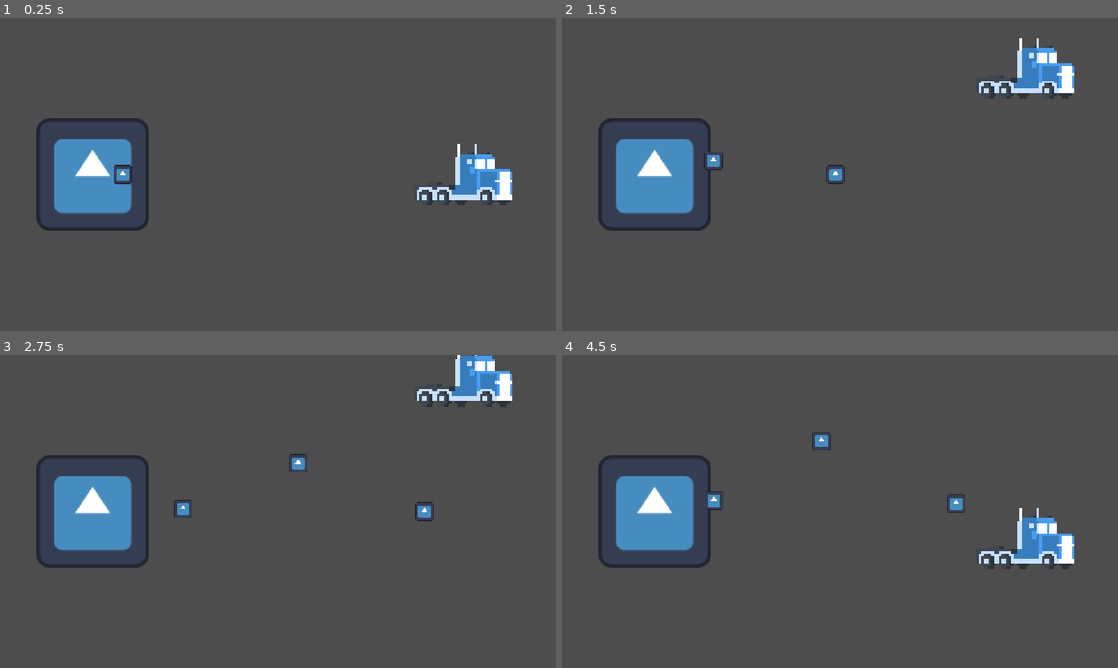
Above: before the commit, frames 1-4 (two rows, left to right).
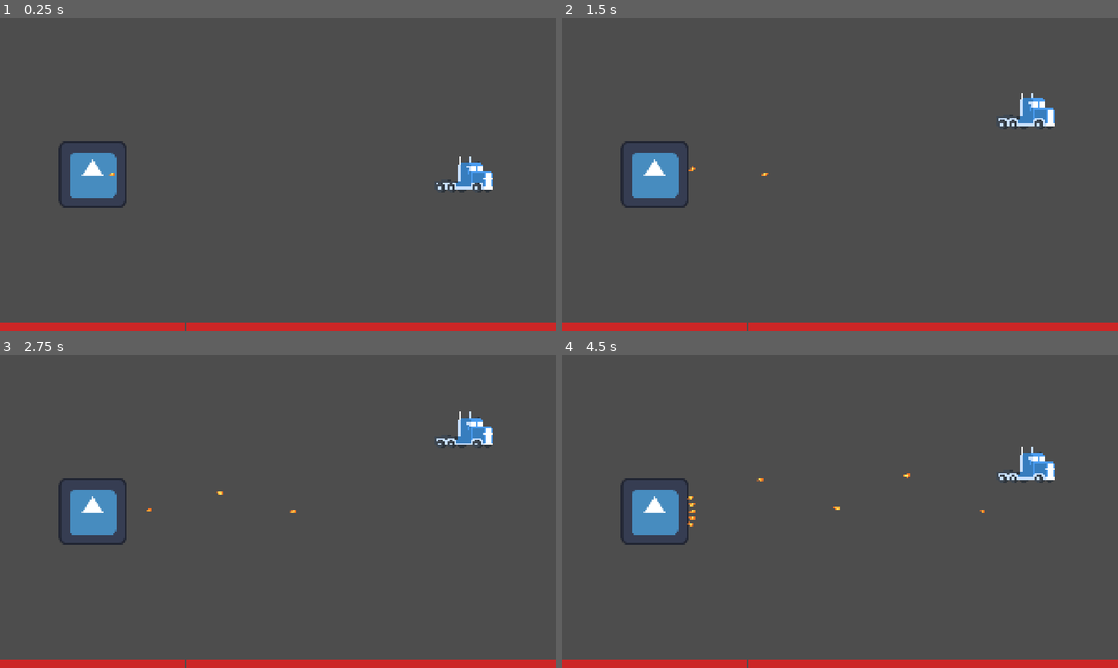
Above: after the commit, the same moments.

Repository: kickofline/riding-shotgun
Game: Godot game, scene res://game.tscn
Same seed, same stepped clock (60 frames per second), same inputs: the game is played once before the commit and once after it. The engine's default icon, where the game draws it, is replaced by a stand-in: a white triangle on a blue panel in a dark square.
Inputs:
- Up to frame 1 (0.25 s): no input
- Up to frame 2 (1.5 s): tap Enter (ui_accept) at 0.5, 1.35 s; hold Up (move_up) 0.53-1.28 s; hold Enter (ui_accept) 0.53-1.28 s; hold Down (move_down) from 1.28 s (still down)
- Up to frame 3 (2.75 s): tap Enter (ui_accept) at 1.52, 1.82 s; release Down (move_down) at 2.03 s; hold Up (move_up) from 2.03 s (still down); hold Enter (ui_accept) from 2.03 s (still down)
- Up to frame 4 (4.5 s): release Enter (ui_accept) at 2.78 s; tap Enter (ui_accept) at 2.85, 3.02, 3.32, 4.35 s; release Up (move_up) at 3.53 s; hold Enter (ui_accept) 3.53-4.28 s; hold Down (move_down) from 3.53 s (still down)

The runs differ from the first frame. In frame 1, 7.4% of the frame differs, in the area x 0-100%, y 32-100%; in frame 2, 8.4%; in frame 3, 8.5%; in frame 4, 8.6%, in the area x 0-100%, y 24-100%.

Commit message:
damage, health, game over, bullet types

Diff:
--- a/car.gd
+++ b/car.gd
@@ -1,13 +1,42 @@
 extends Node2D
 signal hit
+signal health_changed(value: int)
+signal died
 
 @export var speed = 400 # How fast the player will move (pixels/sec).
+@export var max_health := 3
+@export var invincibility_time := 0.6 # Seconds of immunity + flash after a hit.
+var health := max_health
+var is_invincible := false
 var screen_size # Size of the game window.
 
 # Called when the node enters the scene tree for the first time.
 func _ready() -> void:
 	screen_size = get_viewport_rect().size
 	position = Vector2(screen_size.x*2.5 / 3, screen_size.y / 2)
+	health_changed.emit(health)
+
+func take_damage(amount := 1) -> void:
+	if health <= 0 or is_invincible:
+		return
+	health = max(health - amount, 0)
+	hit.emit()
+	health_changed.emit(health)
+	_flash_damage()
+	if health <= 0:
+		died.emit()
+	else:
+		_start_invincibility()
+
+func _start_invincibility() -> void:
+	is_invincible = true
+	await get_tree().create_timer(invincibility_time).timeout
+	is_invincible = false
+
+func _flash_damage() -> void:
+	var sprite = $AnimatedSprite2D
+	sprite.modulate = Color(1, 0.2, 0.2, 1)
+	create_tween().tween_property(sprite, "modulate", Color(1, 1, 1, 1), invincibility_time)
 
 # Called every frame. 'delta' is the elapsed time since the previous frame.
 func _process(delta):
--- /dev/null
+++ b/fireball_frames.tres
@@ -0,0 +1,30 @@
+[gd_resource type="SpriteFrames" load_steps=6 format=3]
+
+[ext_resource type="Texture2D" path="res://fireball_01.png" id="1"]
+[ext_resource type="Texture2D" path="res://fireball_02.png" id="2"]
+[ext_resource type="Texture2D" path="res://fireball_03.png" id="3"]
+[ext_resource type="Texture2D" path="res://fireball_04.png" id="4"]
+[ext_resource type="Texture2D" path="res://fireball_05.png" id="5"]
+
+[resource]
+animations = [{
+"frames": [{
+"duration": 1.0,
+"texture": ExtResource("1")
+}, {
+"duration": 1.0,
+"texture": ExtResource("2")
+}, {
+"duration": 1.0,
+"texture": ExtResource("3")
+}, {
+"duration": 1.0,
+"texture": ExtResource("4")
+}, {
+"duration": 1.0,
+"texture": ExtResource("5")
+}],
+"loop": true,
+"name": &"default",
+"speed": 12.0
+}]
--- a/game.tscn
+++ b/game.tscn
@@ -2,9 +2,15 @@
 
 [ext_resource type="PackedScene" uid="uid://5dw7fx0wda83" path="res://car.tscn" id="1_80nbo"]
 [ext_resource type="PackedScene" uid="uid://buwspj7bk8kpe" path="res://monster.tscn" id="2_e2o6t"]
+[ext_resource type="PackedScene" path="res://health_bar.tscn" id="3_hbar"]
+[ext_resource type="PackedScene" path="res://game_over.tscn" id="4_over"]
 
 [node name="Game" type="Node2D" unique_id=358935890]
 
 [node name="Car" parent="." unique_id=566597482 instance=ExtResource("1_80nbo")]
 
 [node name="Monster" parent="." unique_id=1815529222 instance=ExtResource("2_e2o6t")]
+
+[node name="HealthBar" parent="." unique_id=26715792 instance=ExtResource("3_hbar")]
+
+[node name="GameOver" parent="." instance=ExtResource("4_over")]
--- /dev/null
+++ b/game_over.gd
@@ -0,0 +1,19 @@
+extends CanvasLayer
+
+func _ready() -> void:
+	# Keep receiving input/process while the tree is paused -- this node IS
+	# the pause screen, so it must be exempt from the pause it triggers.
+	process_mode = Node.PROCESS_MODE_ALWAYS
+	visible = false
+	var player = get_tree().get_first_node_in_group("player")
+	if player:
+		player.died.connect(_on_player_died)
+
+func _on_player_died() -> void:
+	visible = true
+	get_tree().paused = true
+
+func _unhandled_input(event: InputEvent) -> void:
+	if visible and event.is_action_pressed("ui_accept"):
+		get_tree().paused = false
+		get_tree().reload_current_scene()
--- /dev/null
+++ b/game_over.tscn
@@ -0,0 +1,28 @@
+[gd_scene load_steps=2 format=3]
+
+[ext_resource type="Script" path="res://game_over.gd" id="1"]
+
+[node name="GameOver" type="CanvasLayer"]
+script = ExtResource("1")
+
+[node name="Overlay" type="ColorRect" parent="."]
+anchor_right = 1.0
+anchor_bottom = 1.0
+color = Color(0, 0, 0, 0.6)
+mouse_filter = 2
+
+[node name="Label" type="Label" parent="."]
+anchor_left = 0.5
+anchor_top = 0.5
+anchor_right = 0.5
+anchor_bottom = 0.5
+offset_left = -220.0
+offset_top = -50.0
+offset_right = 220.0
+offset_bottom = 50.0
+theme_override_colors/font_color = Color(1, 1, 1, 1)
+theme_override_font_sizes/font_size = 44
+horizontal_alignment = 1
+vertical_alignment = 1
+text = "GAME OVER
+Press Enter to restart"
--- /dev/null
+++ b/health_bar.gd
@@ -0,0 +1,37 @@
+extends Control
+
+@export var filled_color := Color(0.8, 0.15, 0.15, 1)
+@export var empty_color := Color(0.2, 0.2, 0.2, 1)
+@export var gap := 2.0 # Pixels between segments.
+
+var segments: Array[ColorRect] = []
+
+func _ready() -> void:
+	var player = get_tree().get_first_node_in_group("player")
+	if player:
+		_build_segments(player.max_health)
+		player.health_changed.connect(_on_health_changed)
+		_on_health_changed(player.health)
+
+
+func _build_segments(count: int) -> void:
+	for segment in segments:
+		segment.queue_free()
+	segments.clear()
+
+	var width = get_viewport_rect().size.x
+	var height = size.y
+	var seg_width = (width - gap * (count - 1)) / float(count)
+
+	for i in count:
+		var segment = ColorRect.new()
+		segment.color = empty_color
+		segment.position = Vector2(i * (seg_width + gap), 0)
+		segment.size = Vector2(seg_width, height)
+		segment.mouse_filter = Control.MOUSE_FILTER_IGNORE
+		add_child(segment)
+		segments.append(segment)
+
+func _on_health_changed(value: int) -> void:
+	for i in segments.size():
+		segments[i].color = filled_color if i < value else empty_color
--- /dev/null
+++ b/health_bar.tscn
@@ -0,0 +1,16 @@
+[gd_scene format=3 uid="uid://d1qmkjevp5r8q"]
+
+[ext_resource type="Script" uid="uid://dsrsftnaorwjy" path="res://health_bar.gd" id="1"]
+
+[node name="HealthBar" type="CanvasLayer" unique_id=1144459250]
+
+[node name="Bar" type="Control" parent="." unique_id=2118018644]
+layout_mode = 3
+anchors_preset = 12
+anchor_top = 1.0
+anchor_right = 1.0
+anchor_bottom = 1.0
+offset_top = -30.0
+grow_horizontal = 2
+mouse_filter = 2
+script = ExtResource("1")
--- a/monster.gd
+++ b/monster.gd
@@ -1,29 +1,87 @@
 extends Area2D
 
 @export var bullet_scene: PackedScene
-@export var fire_rate = 1.0  # seconds between shots
+@export var big_bullet_scene: PackedScene
 
-@export var speed = 400 # How fast the player will move (pixels/sec).
+@export var fire_rate := 1.0        # Seconds between shots within a pattern.
+@export var pattern_duration := 3.0 # Seconds before switching to the next pattern.
+
+@export_group("Spread")
+@export var spread_count := 5
+@export var spread_angle_deg := 40.0 # Total width of the fan.
+
+@export_group("Radial")
+@export var radial_count := 10
+
+@export_group("Volley")
+@export var volley_count := 3
+@export var volley_delay := 0.15
+
+@export_group("Wave")
+@export var wave_amplitude := 60.0
+@export var wave_frequency := 6.0
+
 var screen_size # Size of the game window.
+
+var patterns: Array[Callable] = []
+var pattern_index := 0
+var fire_timer := 0.0
+var pattern_timer := 0.0
 
 func _ready() -> void:
 	screen_size = get_viewport_rect().size
 	position = Vector2(screen_size.x / 6, screen_size.y / 2)
+	patterns = [_fire_aimed, _fire_spread, _fire_radial, _fire_volley, _fire_wave, _fire_big]
+	pattern_timer = pattern_duration
 
-var fire_timer = 0.0
-
-func _physics_process(delta):
+func _physics_process(delta: float) -> void:
 	fire_timer -= delta
 	if fire_timer <= 0.0:
-		shoot()
+		patterns[pattern_index].call()
 		fire_timer = fire_rate
 
-func shoot():
-	var bullet = bullet_scene.instantiate()
+	pattern_timer -= delta
+	if pattern_timer <= 0.0:
+		pattern_index = (pattern_index + 1) % patterns.size()
+		pattern_timer = pattern_duration
+
+# Bullet Patterns
+
+func _fire_aimed() -> void:
+	_spawn_bullet(_aim_direction())
+
+func _fire_spread() -> void:
+	var base_dir = Vector2.RIGHT
+	var half_angle = deg_to_rad(spread_angle_deg) / 2.0
+	for i in spread_count:
+		var t = 0.5 if spread_count <= 1 else float(i) / float(spread_count - 1)
+		var angle = lerp(-half_angle, half_angle, t)
+		_spawn_bullet(base_dir.rotated(angle))
+
+func _fire_radial() -> void:
+	for i in radial_count:
+		var angle = TAU * i / radial_count
+		_spawn_bullet(Vector2.RIGHT.rotated(angle))
+
+func _fire_volley() -> void:
+	for i in volley_count:
+		_spawn_bullet(_aim_direction())
+		if i < volley_count - 1:
+			await get_tree().create_timer(volley_delay).timeout
+
+func _fire_wave() -> void:
+	_spawn_bullet(Vector2.RIGHT, wave_amplitude, wave_frequency)
+
+func _fire_big() -> void:
+	_spawn_bullet(_aim_direction(), 0.0, 6.0, big_bullet_scene)
+
+# Helpers
+func _spawn_bullet(dir: Vector2, amplitude := 0.0, frequency := 6.0, scene: PackedScene = null) -> void:
+	var bullet = (scene if scene else bullet_scene).instantiate()
 	get_tree().current_scene.add_child(bullet)
-	bullet.global_position = global_position
-	bullet.direction = (get_target_position() - bullet.global_position).normalized()
+	bullet.launch(global_position, dir, amplitude, frequency)
 
-func get_target_position() -> Vector2:
+func _aim_direction() -> Vector2:
 	var player = get_tree().get_first_node_in_group("player")
-	return player.global_position if player else global_position + Vector2.RIGHT
+	var target = player.global_position if player else global_position + Vector2.RIGHT
+	return (target - global_position).normalized()
--- a/monster.tscn
+++ b/monster.tscn
@@ -3,6 +3,7 @@
 [ext_resource type="Script" uid="uid://d2w72ot8xb4ik" path="res://monster.gd" id="1_mrqeg"]
 [ext_resource type="Texture2D" uid="uid://dqd2ljhrjlugj" path="res://icon.svg" id="1_s3gyj"]
 [ext_resource type="PackedScene" uid="uid://bofah32314isd" path="res://monster_bullet.tscn" id="2_ga5te"]
+[ext_resource type="PackedScene" path="res://monster_bullet_big.tscn" id="3_big"]
 
 [sub_resource type="SpriteFrames" id="SpriteFrames_xrwn2"]
 animations = [{
@@ -18,6 +19,7 @@
 [node name="Monster" type="Area2D" unique_id=1098578003]
 script = ExtResource("1_mrqeg")
 bullet_scene = ExtResource("2_ga5te")
+big_bullet_scene = ExtResource("3_big")
 
 [node name="AnimatedSprite2D" type="AnimatedSprite2D" parent="." unique_id=2103456594]
 scale = Vector2(1.828125, 1.828125)
--- a/monster_bullet.gd
+++ b/monster_bullet.gd
@@ -1,17 +1,38 @@
 extends Area2D
 
 @export var speed = 250
-var direction = Vector2.DOWN
+@export var damage := 1
 
-func start(pos):
-	position = pos
+var direction := Vector2.DOWN
+var wave_amplitude := 0.0   # 0 = straight line; >0 = sideways wobble in pixels.
+var wave_frequency := 6.0   # Radians/sec the wobble oscillates at.
 
-func _process(delta):
-	position += direction * speed * delta
+var _origin := Vector2.ZERO
+var _elapsed := 0.0
+
+
+func launch(from: Vector2, dir: Vector2, amplitude := 0.0, frequency := 6.0) -> void:
+	global_position = from
+	_origin = from
+	direction = dir.normalized()
+	wave_amplitude = amplitude
+	wave_frequency = frequency
+	#
+	rotation = direction.angle()
+
+func _process(delta: float) -> void:
+	_elapsed += delta
+	var travel = direction * speed * _elapsed
+	if wave_amplitude != 0.0:
+
+		var sideways = direction.orthogonal()
+		travel += sideways * sin(_elapsed * wave_frequency) * wave_amplitude
+	position = _origin + travel
 
 func _on_area_entered(area: Area2D) -> void:
 	if area.is_in_group("player"):
-		#area.damage()
+		if area.has_method("take_damage"):
+			area.take_damage(damage)
 		queue_free()
 
 func _on_visible_on_screen_notifier_2d_screen_exited() -> void:
--- a/monster_bullet.tscn
+++ b/monster_bullet.tscn
@@ -1,7 +1,7 @@
 [gd_scene format=3 uid="uid://bofah32314isd"]
 
-[ext_resource type="Texture2D" uid="uid://dqd2ljhrjlugj" path="res://icon.svg" id="1_1w383"]
 [ext_resource type="Script" uid="uid://b8jfaig6v8w57" path="res://monster_bullet.gd" id="1_nunyt"]
+[ext_resource type="SpriteFrames" path="res://fireball_frames.tres" id="2_frames"]
 
 [sub_resource type="RectangleShape2D" id="RectangleShape2D_xrwn2"]
 size = Vector2(36, 36)
@@ -9,9 +9,11 @@
 [node name="MonsterBullet" type="Area2D" unique_id=223917776]
 script = ExtResource("1_nunyt")
 
-[node name="Sprite2D" type="Sprite2D" parent="." unique_id=1788862320]
-scale = Vector2(0.296875, 0.29687503)
-texture = ExtResource("1_1w383")
+[node name="AnimatedSprite2D" type="AnimatedSprite2D" parent="." unique_id=1788862320]
+scale = Vector2(0.75, 0.75)
+sprite_frames = ExtResource("2_frames")
+animation = &"default"
+autoplay = "default"
 
 [node name="CollisionShape2D" type="CollisionShape2D" parent="." unique_id=832440180]
 shape = SubResource("RectangleShape2D_xrwn2")
--- /dev/null
+++ b/monster_bullet_big.tscn
@@ -0,0 +1,26 @@
+[gd_scene format=3]
+
+[ext_resource type="Script" uid="uid://b8jfaig6v8w57" path="res://monster_bullet.gd" id="1_nunyt"]
+[ext_resource type="SpriteFrames" path="res://fireball_frames.tres" id="2_frames"]
+
+[sub_resource type="RectangleShape2D" id="RectangleShape2D_big"]
+size = Vector2(72, 72)
+
+[node name="MonsterBulletBig" type="Area2D"]
+script = ExtResource("1_nunyt")
+speed = 150
+damage = 2
+
+[node name="AnimatedSprite2D" type="AnimatedSprite2D" parent="."]
+scale = Vector2(1.5, 1.5)
+sprite_frames = ExtResource("2_frames")
+animation = &"default"
+autoplay = "default"
+
+[node name="CollisionShape2D" type="CollisionShape2D" parent="."]
+shape = SubResource("RectangleShape2D_big")
+
+[node name="VisibleOnScreenNotifier2D" type="VisibleOnScreenNotifier2D" parent="."]
+
+[connection signal="area_entered" from="." to="." method="_on_area_entered"]
+[connection signal="screen_exited" from="VisibleOnScreenNotifier2D" to="." method="_on_visible_on_screen_notifier_2d_screen_exited"]
--- a/project.godot
+++ b/project.godot
@@ -17,6 +17,8 @@
 
 [display]
 
+window/size/viewport_width=1920
+window/size/viewport_height=1080
 window/stretch/mode="canvas_items"
 window/stretch/aspect="expand"
 
Binary file added: fireball_01.png
Not shown, added: fireball_01.png.import
Binary file added: fireball_02.png
Not shown, added: fireball_02.png.import
Binary file added: fireball_03.png
Not shown, added: fireball_03.png.import
Binary file added: fireball_04.png
Not shown, added: fireball_04.png.import
Binary file added: fireball_05.png
Not shown, added: fireball_05.png.import
Not shown, added: game_over.gd.uid
Not shown, added: health_bar.gd.uid
